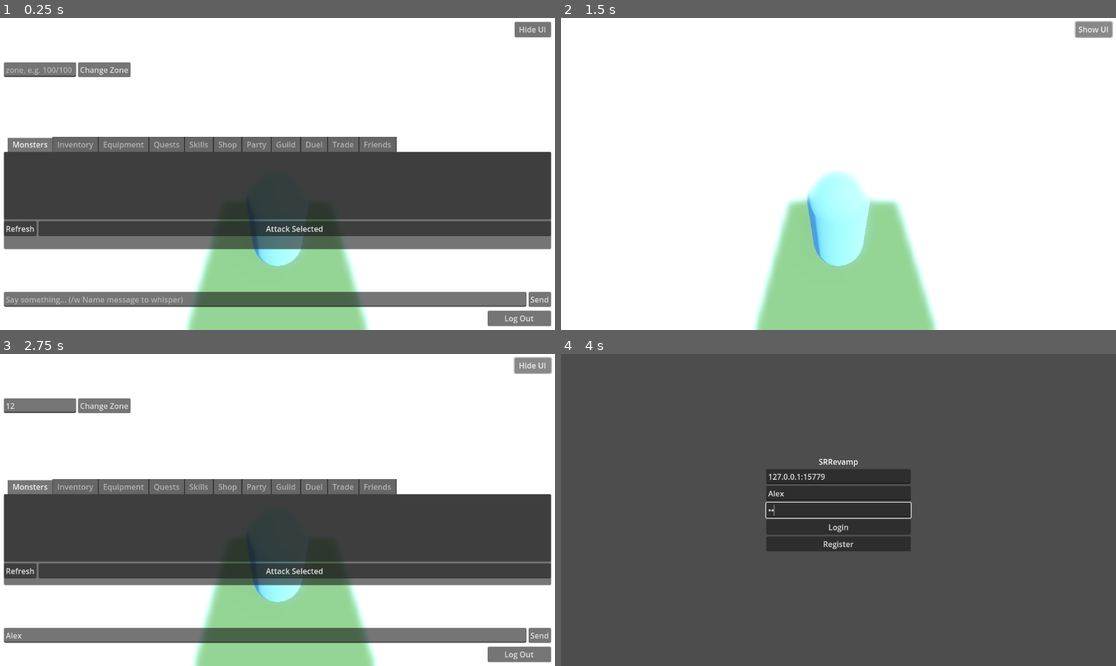
Above: before the commit, frames 1-4 (two rows, left to right).
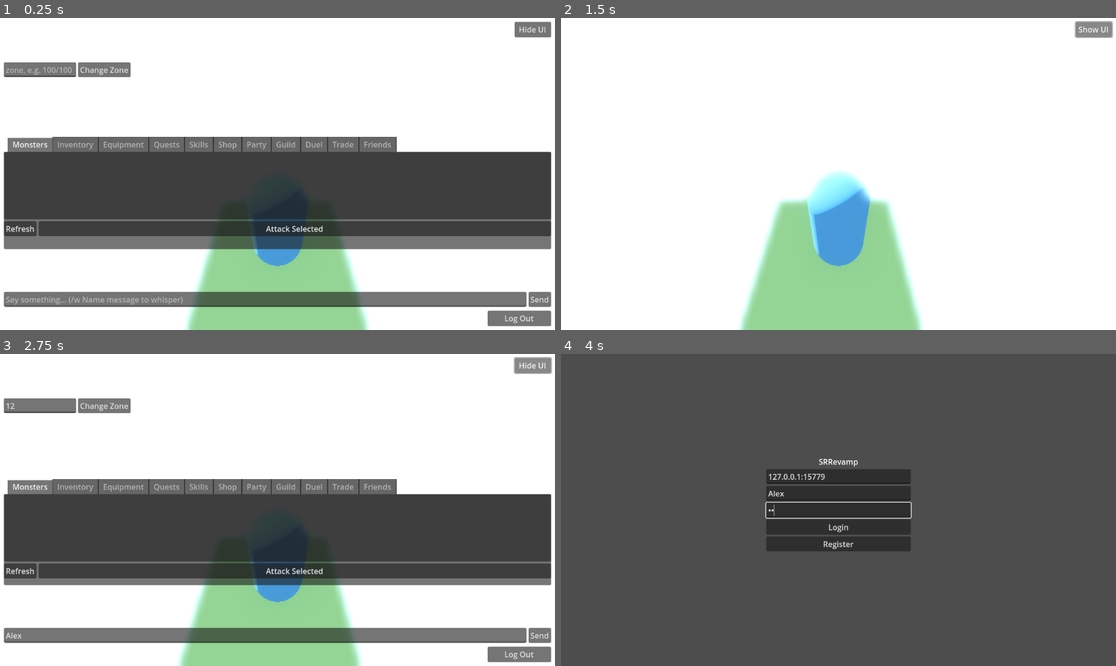
Above: after the commit, the same moments.

Repository: TheOpenSRO/OpenSRO
Game: Godot game, scene res://scenes/World3D.tscn
Two runs of this game, one before a commit and one after it. Both use one fixed random seed, a clock stepped at 60 frames per second and the inputs below. This scene is started directly instead of the project's main scene.
Inputs (mouse positions are in pixels of both pictures, inside the frame that each line leads up to):
- Up to frame 1 (0.25 s): no input
- Up to frame 2 (1.5 s): click (827, 298) at 0.52 s; type "Alex" at 0.6 s; click (599, 71) at 0.75 s; type "12" at 0.83 s; click "Hide UI" at 1.25 s
- Up to frame 3 (2.75 s): click "Show UI" at 2 s
- Up to frame 4 (4 s): click "Log Out" at 2.75 s; click (838, 494) at 3.52 s; type "Alex" at 3.6 s; click (838, 510) at 3.75 s; type "12" at 3.83 s

The runs differ from the first frame. In frame 1, 0.7% of the frame differs, in the area x 44-56%, y 64-80%; in frame 2, 5.1%, in the area x 32-68%, y 51-100%; in frame 3, 2.4%; in frame 4, nothing differs.

Commit message:
Fix camera yaw: default view showed the character's front, not their back
Root-caused the long-standing "front/back texture swap" report. Proved
the mesh/UV data is 100% correct via a real textured render (front and
back textures land exactly where they belong). The real bug: the
default camera's baseline yaw put it on the same side as the
character's real front (confirmed via atan2 movement-facing math), so
players were staring at their own character's face by default instead
of the intended over-the-shoulder view.

CameraArm.rotation_degrees: (-42,0,0) -> (-42,180,0).
DEFAULT_CAMERA_YAW_DEGREES: 0.0 -> 180.0 to match.

Live-verified by re-rendering from the exact fixed camera direction --
shows the real back, confirming correct third-person framing.

Diff:
--- a/client/scenes/World3D.tscn
+++ b/client/scenes/World3D.tscn
@@ -61,7 +61,7 @@
 
 [node name="CameraArm" type="SpringArm3D" parent="Player"]
 position = Vector3(0, 138.7, 0)
-rotation_degrees = Vector3(-42, 0, 0)
+rotation_degrees = Vector3(-42, 180, 0)
 spring_length = 180.0
 margin = 5.0
 collision_mask = 1
--- a/client/scripts/World3D.gd
+++ b/client/scripts/World3D.gd
@@ -191,7 +191,20 @@
 ## actively orbiting, the same auto-realign behavior most third-person
 ## MMO cameras use.
 const DEFAULT_CAMERA_PITCH_DEGREES := -42.0
-const DEFAULT_CAMERA_YAW_DEGREES := 0.0
+## **Corrected 2026-08-31** (see docs/WORLD_ISSUES.md's thirty-first round):
+## was 0.0, matching the scene's old CameraArm yaw -- both were real,
+## confirmed wrong. rotation.y = atan2(dir.x, dir.z) (this file's own
+## movement code) makes the player's local *+Z* face the movement
+## direction, confirmed via a real textured render of the assembled
+## character to be the character's real anatomical *front* (chest/abs
+## texture, not spine). The old CameraArm pushed to that same local +Z with
+## zero added yaw, meaning the default (non-orbited) camera sat on the
+## character's *front* side, not behind them -- backwards from the
+## intended over-the-shoulder third-person convention, and the real root
+## cause of the "front/back texture swap" report (the user was already
+## looking at the real front by default; rotating further showed the real
+## back). 180.0 puts the camera on the correct side.
+const DEFAULT_CAMERA_YAW_DEGREES := 180.0
 const CAMERA_RECENTER_DEGREES_PER_SECOND := 120.0
 ## How close player must get to a click-to-move target before it's
 ## considered reached and cleared -- without this, the player would
Not shown, changed: docs/NEXT_STEPS_RENDERING.md
Not shown, changed: docs/WORLD_ISSUES.md
